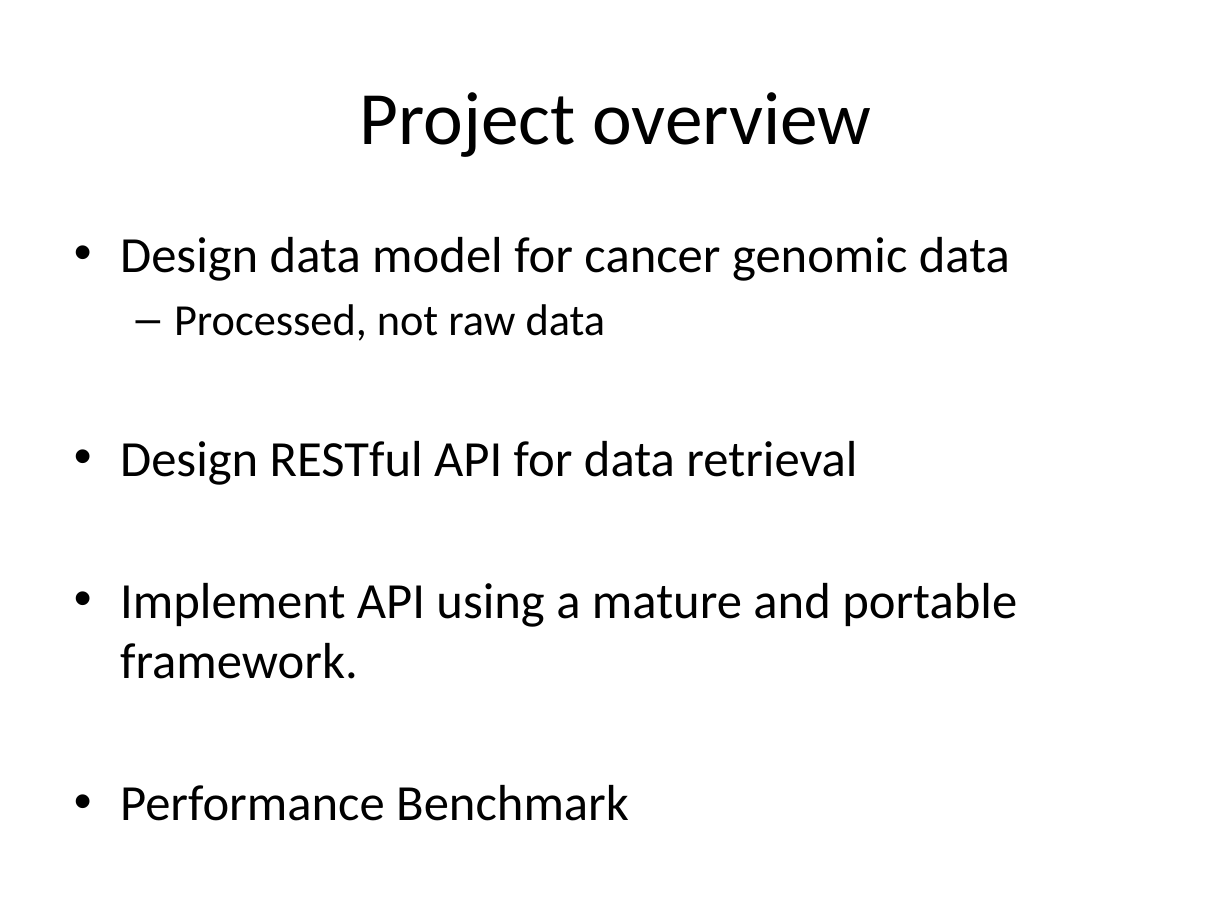
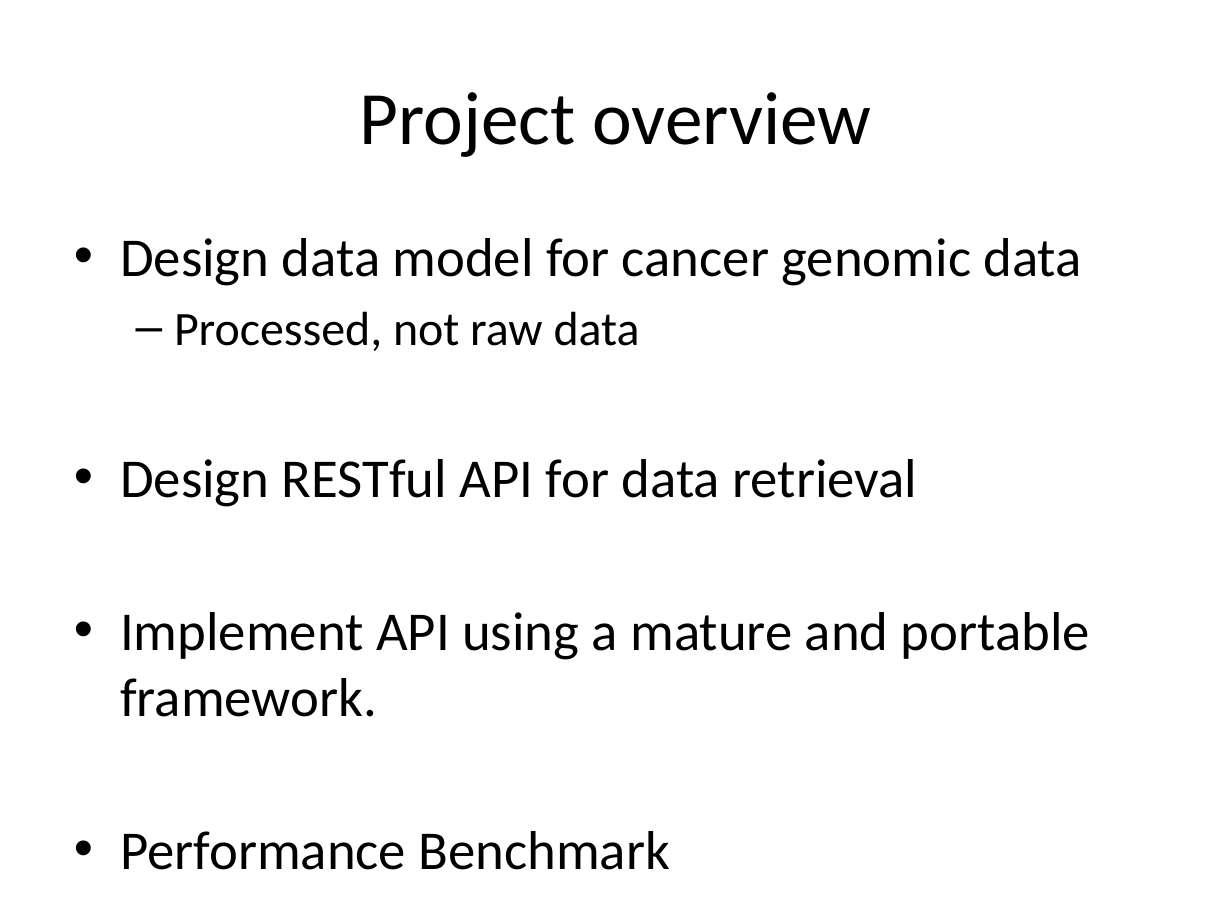
Before and after one commit to oncoblocks/gsoc-data-warehouse, a slide deck: slide 9 of docs/Gsoc_midterm_demo_070715.pptx (slide 8 before the commit). Drawn at 1232x924 pixels with LibreOffice and Linux fonts; fonts in the diff are those of the drawing. Boxes give left, top, right and bottom in pixels: in the first picture for what was removed or moved away, otherwise in the second. Text is boxed around its words. In the diff, an @@ line names an element or a change of style, - is before the commit and + after.

```diff
--- a/docs/Gsoc_midterm_demo_070715.pptx
+++ b/docs/Gsoc_midterm_demo_070715.pptx
@@ text "Design data model for cancer ..." at (120,238,1090,870): size 29.6 to 32 pt in "Design data model for cancer genomic data", "Design RESTful API for data retrieval", "Implement API using a mature and portable ...", "Performance Benchmark"; size 25.9 to 28 pt in "Processed, not raw data" @@
```
Also in this commit, not shown: 3 other slides changed, 7 slides added, 2 other files.
